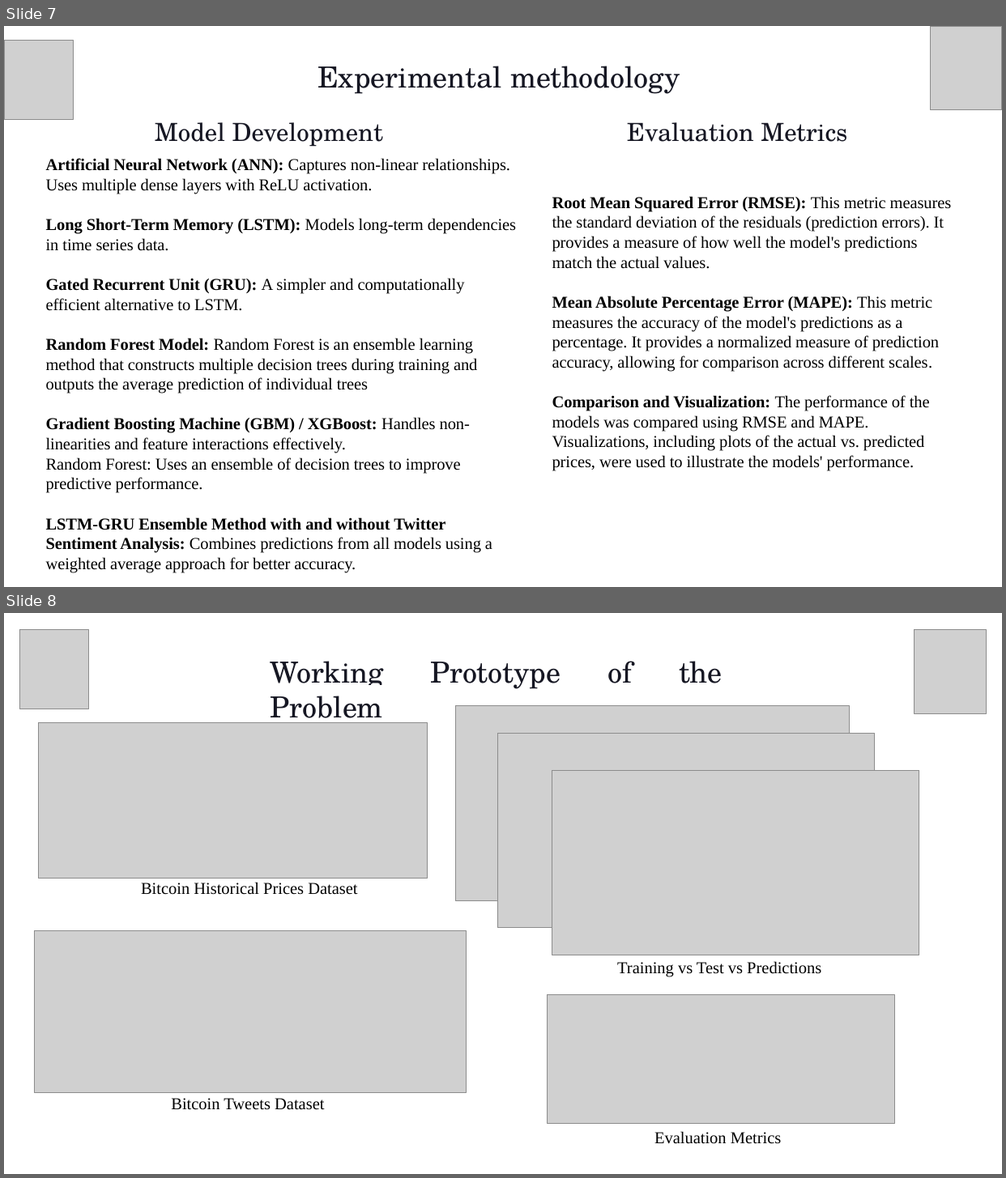
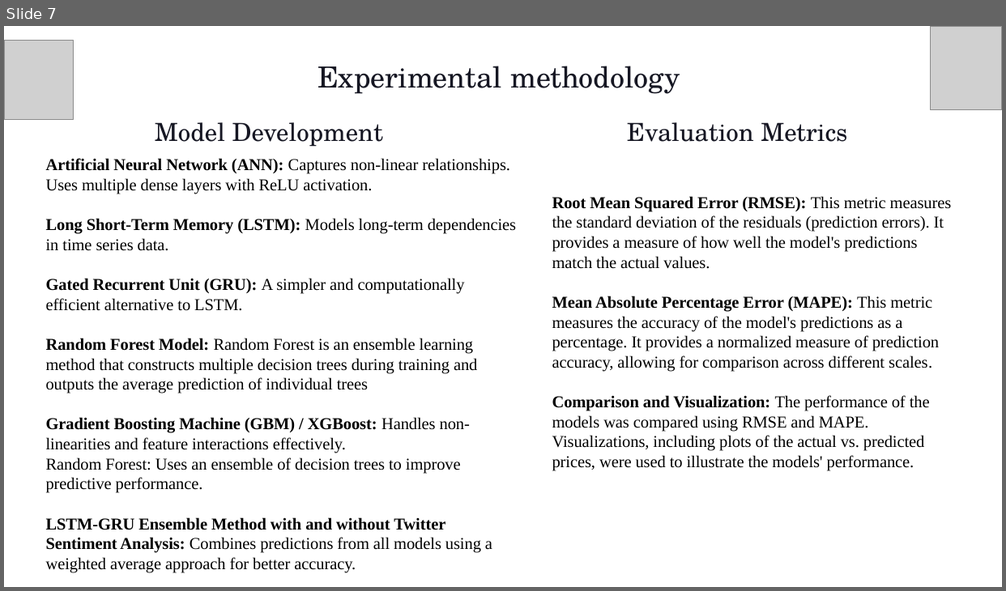
Before and after one commit to Sujay0610/Rapid_Project, a slide deck: docs/Rapid.pptx. Shown one above the other, each under a label of ours: slides 7 and 8 before the commit, slide 7 after it. The pictures are 1006x1178 and 1006x591 pixels, drawn with LibreOffice and Linux fonts; fonts in the diff are those of the drawing; grey boxes stand for pictures; background and template pictures are left out. Boxes give left, top, right and bottom in pixels: in the first picture for what was removed or moved away, otherwise in the second. Text is boxed around its words. In the diff, an @@ line names an element or a change of style, - is before the commit and + after.

Commit message:
PPT

```diff
--- a/docs/Rapid.pptx
+++ b/docs/Rapid.pptx
@@ slide 8 removed at (x1=4, y1=613, x2=1002, y2=1174), background picture (left out) @@
@@ picture removed at (x1=19, y1=629, x2=88, y2=709) @@
@@ picture removed at (x1=914, y1=629, x2=987, y2=713) @@
@@ text removed at (x1=270, y1=661, x2=722, y2=689) @@
-Working Prototype of the Problem
@@ picture removed at (x1=455, y1=706, x2=849, y2=901) @@
@@ picture removed at (x1=39, y1=723, x2=427, y2=879) @@
@@ picture removed at (x1=497, y1=733, x2=875, y2=927) @@
@@ picture removed at (x1=552, y1=770, x2=918, y2=955) @@
@@ text removed at (x1=141, y1=882, x2=357, y2=895) @@
-Bitcoin Historical Prices Dataset
@@ picture removed at (x1=35, y1=931, x2=467, y2=1093) @@
@@ text removed at (x1=617, y1=961, x2=821, y2=977) @@
-Training vs Test vs Predictions
@@ picture removed at (x1=548, y1=995, x2=895, y2=1123) @@
@@ text removed at (x1=171, y1=1098, x2=324, y2=1110) @@
-Bitcoin Tweets Dataset
@@ text removed at (x1=654, y1=1131, x2=782, y2=1144) @@
-Evaluation Metrics
```
Also in this commit, not shown: 2 slides added.
